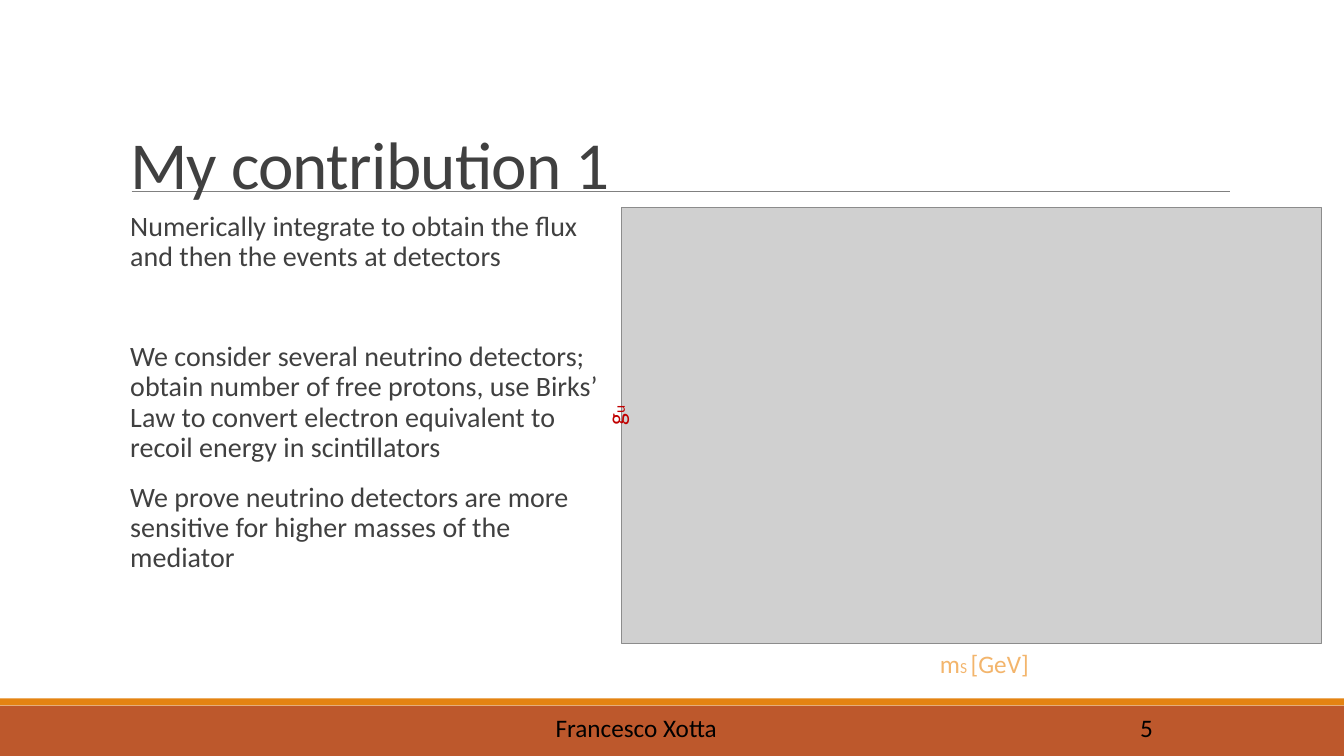
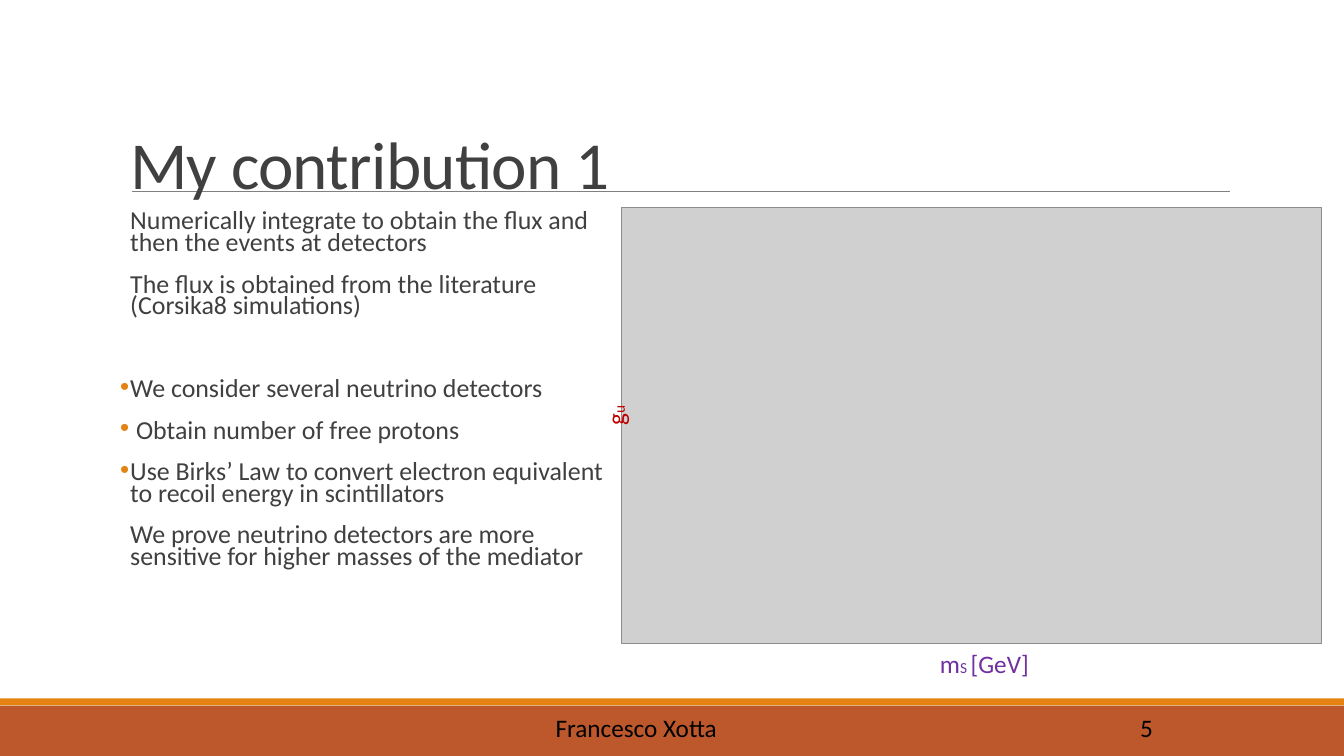
Before and after one commit to X0774/SimulationofGCE, a slide deck: slide 5 of Presentation.pptm. Drawn at 1344x756 pixels with LibreOffice and Linux fonts; fonts in the diff are those of the drawing; grey boxes stand for pictures. Boxes give left, top, right and bottom in pixels: in the first picture for what was removed or moved away, otherwise in the second. Text is boxed around its words. In the diff, an @@ line names an element or a change of style, - is before the commit and + after.

```diff
--- a/Presentation.pptm
+++ b/Presentation.pptm
@@ text at (x1=130, y1=211, x2=588, y2=570): size 20 to 18.5 pt in "Numerically integrate to obtain the flux and ...", "We prove neutrino detectors are more sensitive ..."; line spacing 0.9 to 0.7 @@
@@ text at (x1=130, y1=275, x2=602, y2=507): text changed; size 20 to 18.5 pt @@
-  We consider several neutrino detectors; obtain number of free protons, use Birks’ Law to convert electron equivalent to recoil energy in scintillators
+  The flux is obtained from the literature (Corsika8 simulations)
+• We consider several neutrino detectors
+• Obtain number of free protons
+• Use Birks’ Law to convert electron equivalent to recoil energy in scintillators
@@ text "mS [GeV]" at (x1=971, y1=654, x2=1029, y2=677): text colour #F3B56C to #7030A0 @@
```
Also in this commit, not shown: 10 other slides changed, 3 slides added.
